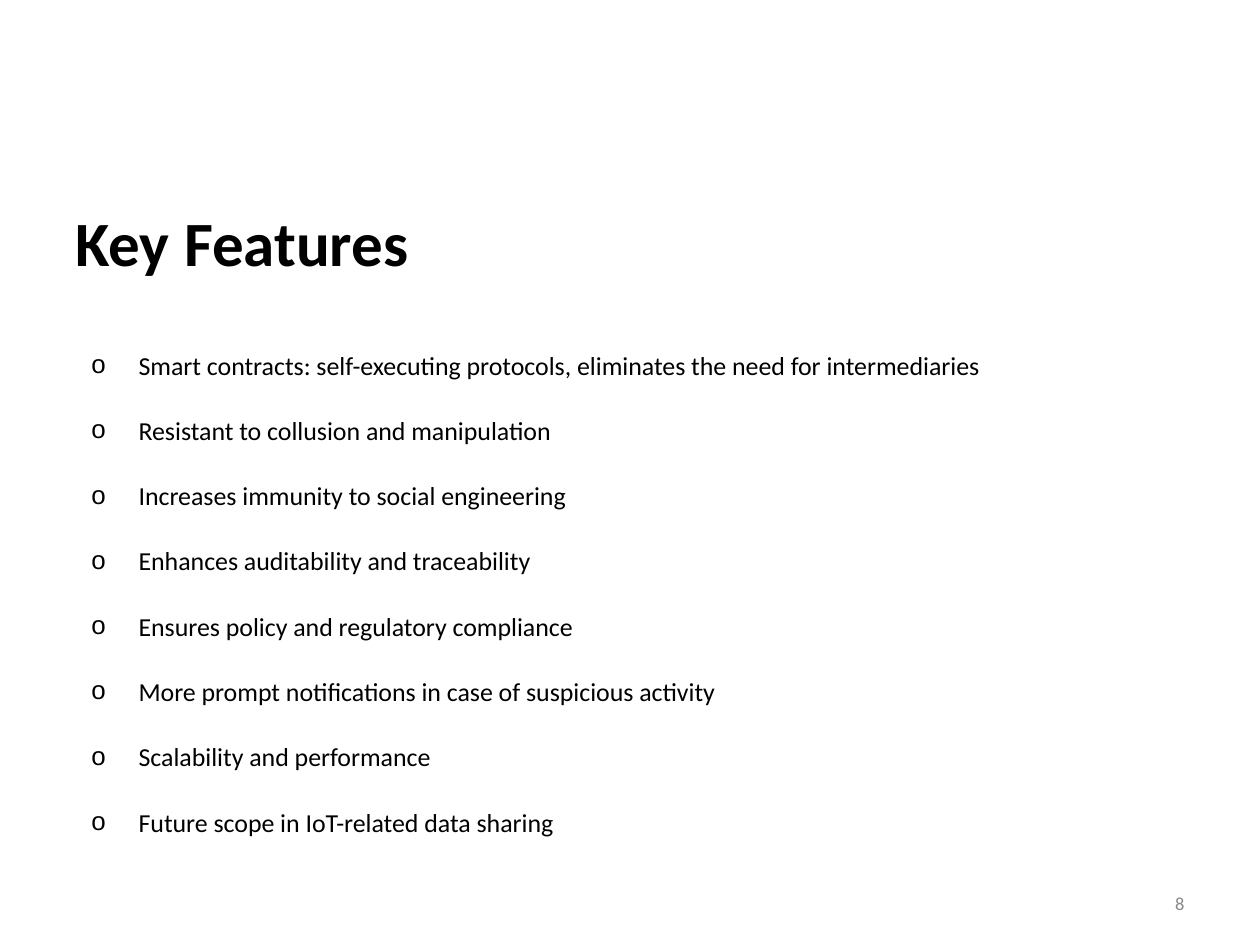
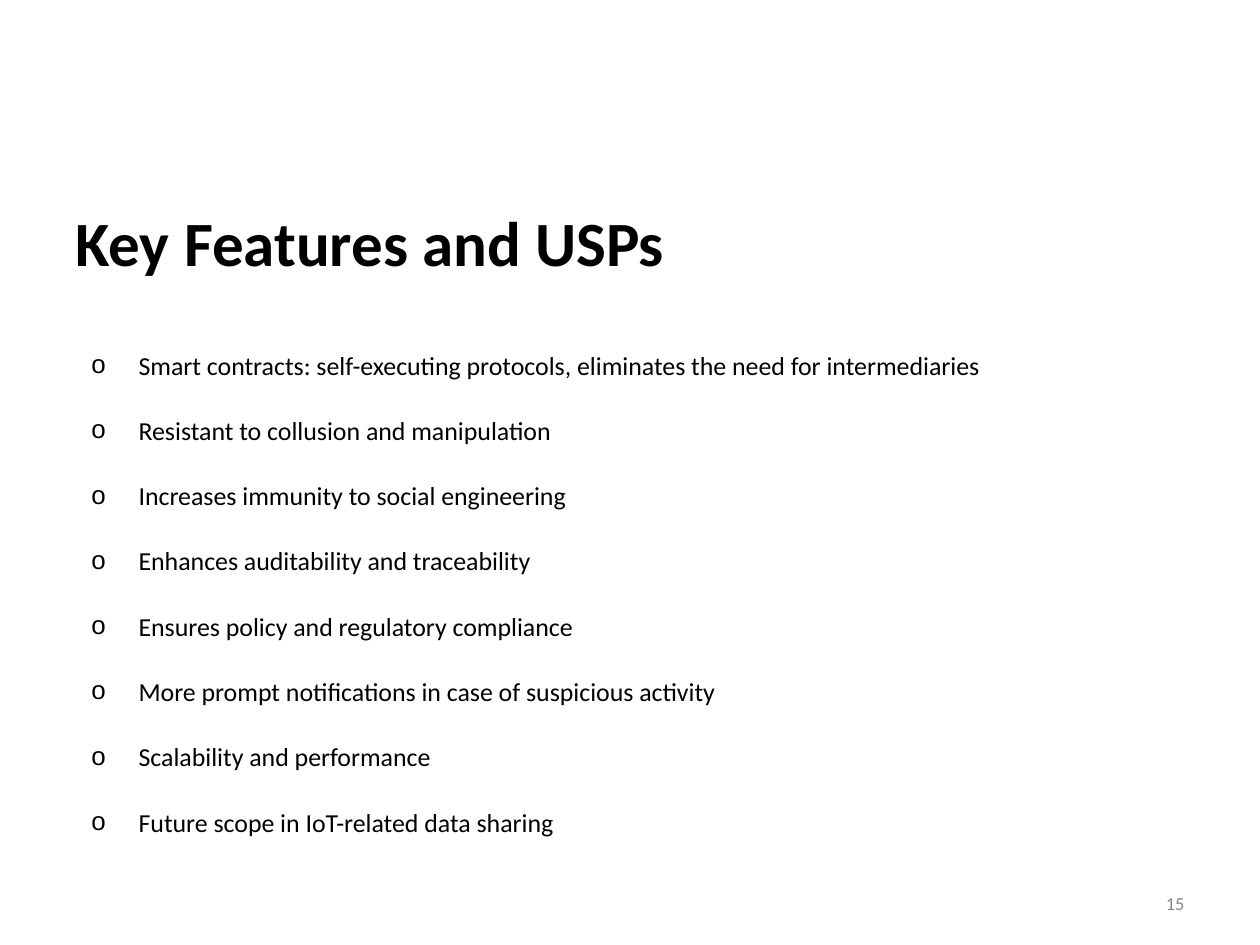
Before and after one commit to asr-24/SentinelShare, a slide deck: slide 15 of Synopsis Presentation.pptx (slide 8 before the commit). Drawn at 1260x945 pixels with LibreOffice and Linux fonts; fonts in the diff are those of the drawing; background and template pictures are left out. Boxes give left, top, right and bottom in pixels: in the first picture for what was removed or moved away, otherwise in the second. Text is boxed around its words. In the diff, an @@ line names an element or a change of style, - is before the commit and + after.

```diff
--- a/Synopsis Presentation.pptx
+++ b/Synopsis Presentation.pptx
@@ title at box(76, 221, 664, 276): text changed @@
-Key Features
+Key Features and USPs
@@ page number at box(1166, 898, 1185, 910): text changed @@
-8
+15
```
Also in this commit, not shown: 1 other slide changed, 6 slides added, 1 slide removed, 3 other files.
